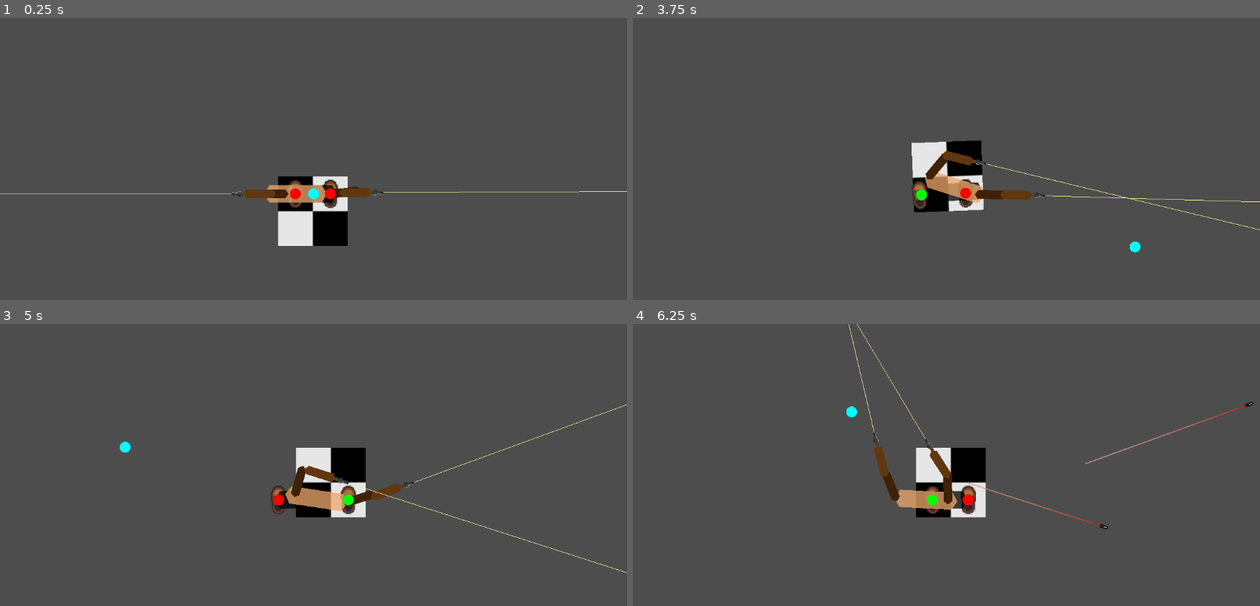
Above: before the commit, frames 1-4 (two rows, left to right).
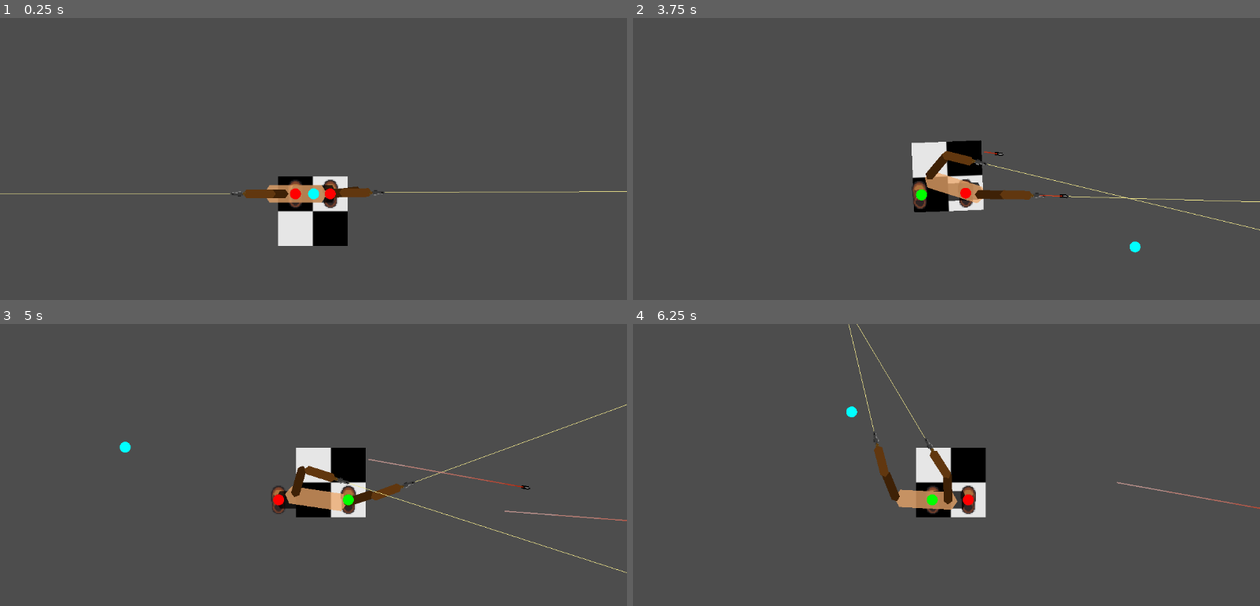
Above: after the commit, the same moments.

Repository: Meatplanter/Kelp_44
Game: Godot game, scene res://rogue_b.tscn
The game is run twice, just before and just after one commit, with the same random seed, the same clock (stepped at 60 frames per second) and the same inputs. This scene is started directly instead of the project's main scene.
Inputs (mouse positions are in pixels of both pictures, inside the frame that each line leads up to):
- Up to frame 1 (0.25 s): no input
- Up to frame 2 (3.75 s): tap Enter at 0.5 s; move the mouse to (1084, 175) at 0.52 s; hold D (LS_move_right) 0.53-1.28 s; hold M (ChangeMode) 0.53-1.28 s; move the mouse to (821, 212) at 1.27 s; hold X (LS_move_down) 1.28-2.03 s; tap Space (Space) at 1.35 s; move the mouse to (1009, 116) at 2.02 s; hold D (LS_move_right) 2.03-2.78 s; hold Shift (TargettingMode) 2.03-2.78 s; move the mouse to (915, 263) at 2.77 s; hold Q (LS_move_leftup) 2.78-3.53 s; tap 1 at 2.85 s; move the mouse to (1134, 246) at 3.52 s; hold A (LS_move_left) from 3.53 s (still down); tap 2 at 3.6 s
- Up to frame 3 (5 s): keep holding A (LS_move_left); move the mouse to (125, 448) at 4.27 s; tap 3 at 4.35 s
- Up to frame 4 (6.25 s): move the mouse to (977, 498) at 5.02 s; release A (LS_move_left) at 5.03 s; hold X (LS_move_down) 5.03-5.78 s; hold M (ChangeMode) 5.03-5.78 s; move the mouse to (852, 411) at 5.77 s; hold D (LS_move_right) from 5.78 s (still down); tap Space (Space) at 5.85 s

The runs differ from the first frame. In frame 1, less than 0.1% of the frame differs, in the area x 36-62%, y 61-63%; in frame 2, less than 0.1%; in frame 3, 0.2%; in frame 4, 0.4%, in the area x 38-100%, y 27-73%.

Commit message:
Added shooting

Diff:
--- /dev/null
+++ b/gun_base.gd
@@ -0,0 +1,46 @@
+extends Node2D
+
+@export var Laser_sights := false
+@export var Firerate := 1.0
+@export var Bullet_speed := 120.0
+
+var cooldown = 100
+var canShoot = true
+
+var normalTimer
+var slomoTimer
+
+func _draw():
+	if Laser_sights == true:
+		var aimFrom = to_local(%ShootingPoint.global_position)
+		var aimTo = %ShootingPoint.global_position + Vector2.RIGHT.rotated(%ShootingPoint.rotation) * 50000
+
+		draw_line(aimFrom,aimTo,Color.KHAKI)
+
+
+func adjust_cooldown_to_time():
+	if TimeManager.gameSpeed == TimeManager.normalTime:
+		normalTimer.set_paused(0)
+		slomoTimer.set_paused(1)
+	elif TimeManager.gameSpeed == TimeManager.bulletTime:
+		normalTimer.set_paused(1)
+		slomoTimer.set_paused(0)
+
+
+func _ready():
+	normalTimer = TimeManager.add_normal_timer(Firerate/100)
+	normalTimer.timeout.connect(func():
+		cooldown -= 1
+		)
+	slomoTimer = TimeManager.add_slomo_timer(Firerate/100)
+	slomoTimer.timeout.connect(func():
+		cooldown -= 1
+		)
+
+
+func _process(delta):
+	if cooldown <= 0:
+		WeaponManager.shoot(self)
+		cooldown = int(randf_range(98,102))
+	adjust_cooldown_to_time()
+	queue_redraw()
--- a/gun_new.gd
+++ b/gun_new.gd
@@ -1 +1 @@
-extends Area2D
+extends "res://gun_base.gd"
--- a/gun_new.tscn
+++ b/gun_new.tscn
@@ -21,4 +21,5 @@
 position = Vector2(7, 0)
 
 [node name="LaserSights" type="Node2D" parent="."]
+visible = false
 script = ExtResource("3_gxueq")
--- a/rogue_b.gd
+++ b/rogue_b.gd
@@ -175,18 +175,6 @@
 func _ready():
 	vecBefore = Movement.orientation
 	vecAfter = Movement.orientation
-
-	WeaponManager.weaponCooldown = 5.0
-	var normalTimer = TimeManager.add_normal_timer(WeaponManager.weaponCooldown)
-	normalTimer.timeout.connect(func():
-		WeaponManager.shoot(%GunRight)
-		WeaponManager.shoot(%GunLeft)
-		)
-	var slomoTimer = TimeManager.add_slomo_timer(WeaponManager.weaponCooldown)
-	slomoTimer.timeout.connect(func():
-		WeaponManager.shoot(%GunRight)
-		WeaponManager.shoot(%GunLeft)
-		)
 
 
 func _process(delta):
--- a/rogue_b.tscn
+++ b/rogue_b.tscn
@@ -14,9 +14,6 @@
 [ext_resource type="PackedScene" uid="uid://c5nunyagwdk5f" path="res://pause_menu.tscn" id="10_t0gij"]
 [ext_resource type="PackedScene" uid="uid://ct4uhithfj3kk" path="res://level_up_screen.tscn" id="11_qhx67"]
 
-[sub_resource type="CircleShape2D" id="CircleShape2D_e3tf4"]
-radius = 24.0
-
 [sub_resource type="CapsuleShape2D" id="CapsuleShape2D_bjt74"]
 radius = 6.0
 height = 26.0
@@ -30,10 +27,6 @@
 position = Vector2(24, -49)
 
 [node name="Area2D" type="Area2D" parent="TargetNode"]
-
-[node name="CollisionShape2D" type="CollisionShape2D" parent="TargetNode/Area2D"]
-scale = Vector2(0.5, 0.5)
-shape = SubResource("CircleShape2D_e3tf4")
 
 [node name="DebuggingNode" type="Node2D" parent="."]
 z_index = 999
@@ -139,9 +132,11 @@
 
 [node name="GunRight" parent="." instance=ExtResource("8_m64x7")]
 unique_name_in_owner = true
+Laser_sights = true
 
 [node name="GunLeft" parent="." instance=ExtResource("8_m64x7")]
 unique_name_in_owner = true
+Laser_sights = true
 
 [node name="Camera2DNew" type="Camera2D" parent="."]
 position = Vector2(24, 0)
Not shown, added: gun_base.gd.uid
Not shown, changed: gun_new.gd.uid
Not shown: 1 places in gun_new.tscn that only renumber resources
Not shown: 1 places in rogue_b.tscn that only renumber resources
